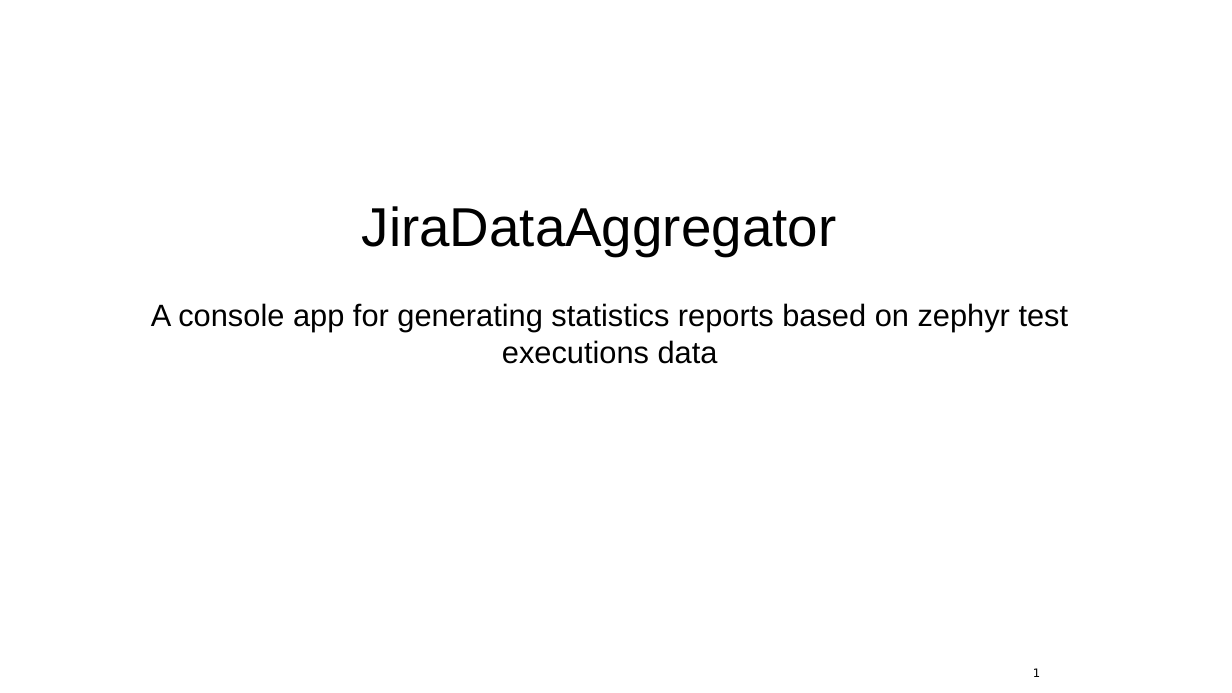
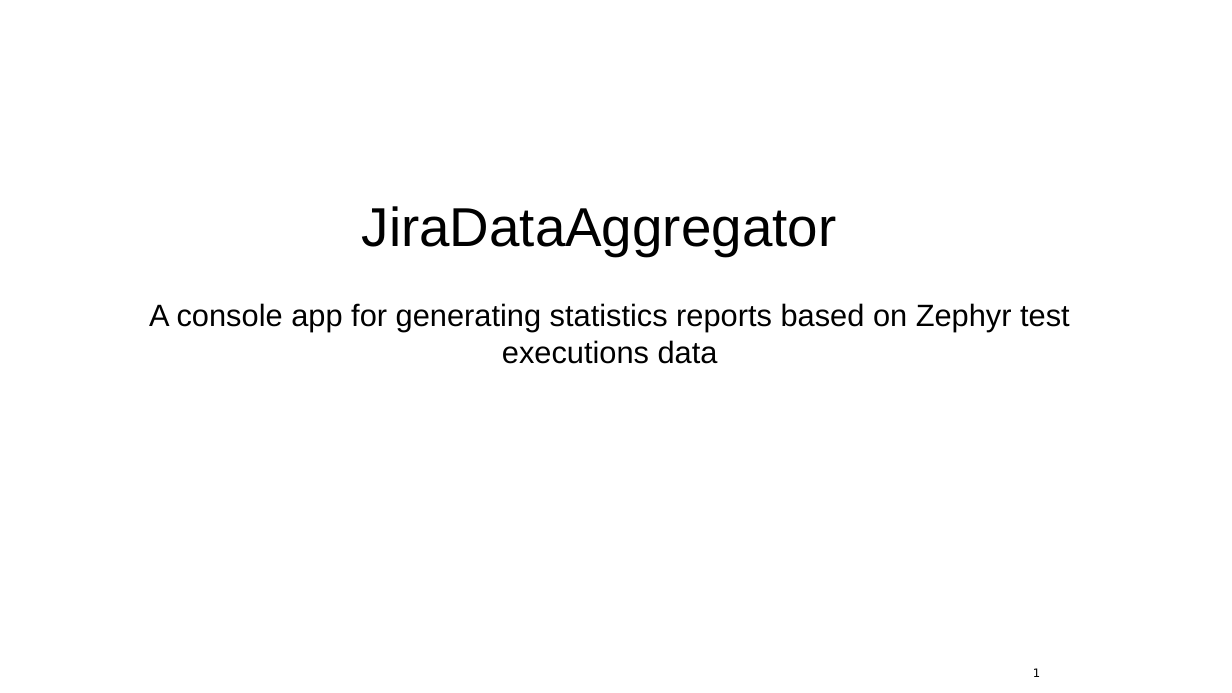
Before and after one commit to AntonBakaev/JiraDataAggregator, a slide deck: slide 1 of jira-data-aggregator-presentation.odp. Drawn at 1232x693 pixels with LibreOffice and Linux fonts; fonts in the diff are those of the drawing; background and template pictures are left out. Boxes give left, top, right and bottom in pixels: in the first picture for what was removed or moved away, otherwise in the second. Text is boxed around its words. In the diff, an @@ line names an element or a change of style, - is before the commit and + after.

Commit message:
updated presentation

```diff
--- a/jira-data-aggregator-presentation.odp
+++ b/jira-data-aggregator-presentation.odp
@@ text at (149,303,1070,364): text changed @@
-A console app for generating statistics reports based on zephyr test executions data
+A console app for generating statistics reports based on Zephyr test executions data
```
Also in this commit, not shown: 1 other slide changed.
